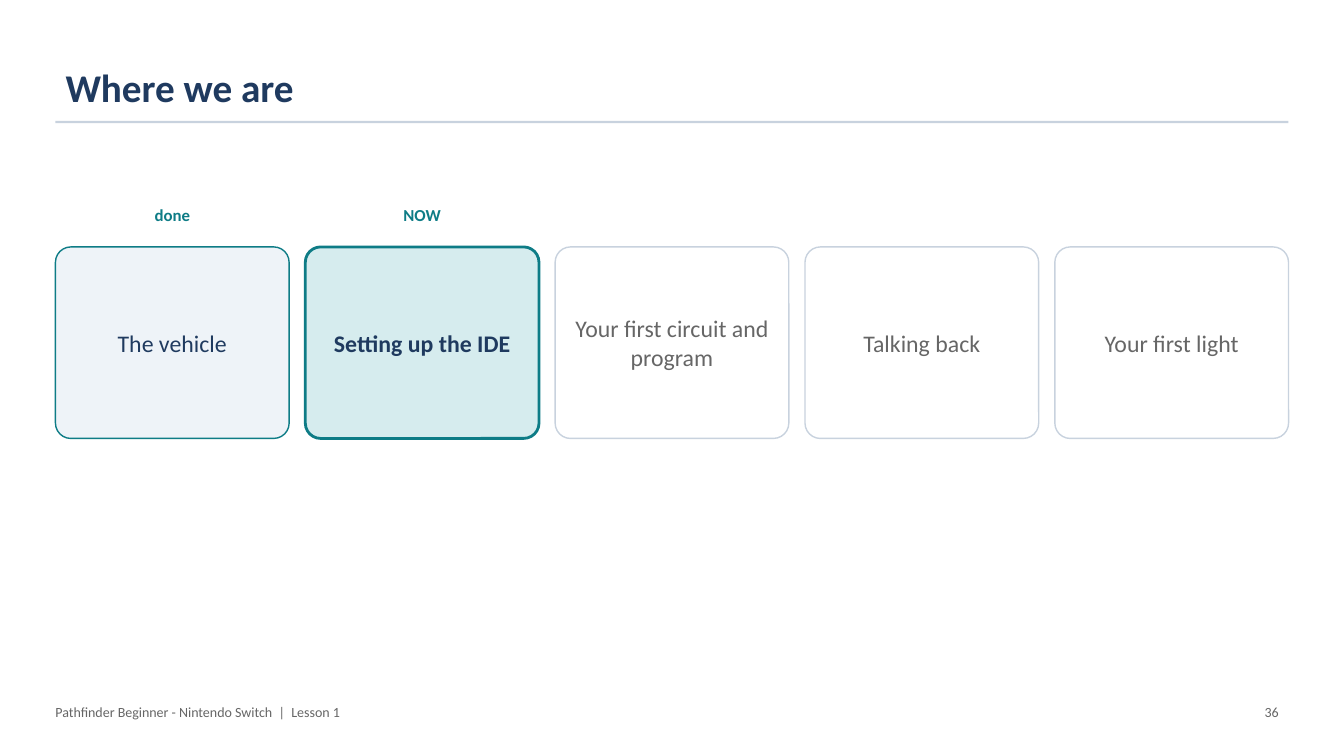
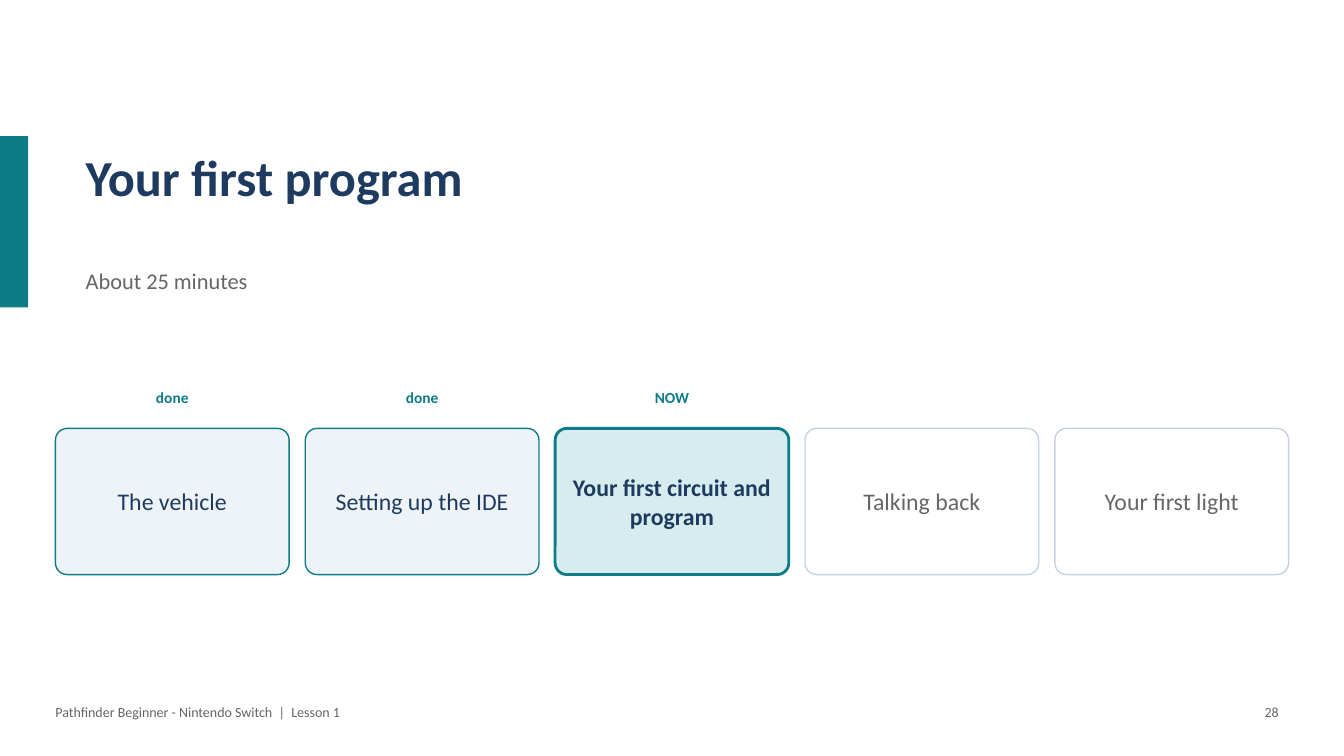
Before and after one commit to PorpoiseRobotics/porpoise-robotics, a slide deck: slide 29 of ground-vehicle/docs/courses/beginner-switch/l1_introduction.pptx (slide 37 before the commit). Drawn at 1344x756 pixels with LibreOffice and Linux fonts; fonts in the diff are those of the drawing. Boxes give left, top, right and bottom in pixels: in the first picture for what was removed or moved away, otherwise in the second. Text is boxed around its words. In the diff, an @@ line names an element or a change of style, - is before the commit and + after.

```diff
--- a/ground-vehicle/docs/courses/beginner-switch/l1_introduction.pptx
+++ b/ground-vehicle/docs/courses/beginner-switch/l1_introduction.pptx
@@ title removed at [66,74,294,103] @@
-Where we are
@@ rectangle added at [0,136,28,308], fill #0E7C86 @@
@@ rectangle removed at [55,121,1289,123] @@
@@ text added at [86,160,463,205], 36 pt, text #1F3A5F, bold @@
+Your first program
@@ text added at [86,273,247,289], 16 pt, text #666666 @@
+About 25 minutes
@@ text "done": place and size @@
-text "done" at [155,209,190,221]
+text "done" at [156,392,189,403]
@@ text "done" at [156,392,189,403]: size 12 to 11 pt; less space between paragraphs @@
@@ text "NOW" at [655,393,689,403]: size 12 to 11 pt; less space between paragraphs @@
@@ text "NOW": place and size @@
-text "NOW" at [403,210,440,221]
+text "NOW" at [655,393,689,403]
@@ text added at [406,392,439,403], 11 pt, text #0E7C86, bold @@
+done
@@ rounded rectangle "The vehicle": place and size @@
-rounded rectangle "The vehicle" at [55,247,289,439]
+rounded rectangle "The vehicle" at [55,429,289,575]
@@ rounded rectangle "Setting up the IDE": place and size @@
-rounded rectangle "Setting up the IDE" at [306,247,539,439]
+rounded rectangle "Setting up the IDE" at [306,429,539,575]
@@ rounded rectangle "Setting up the IDE" at [306,429,539,575]: bold off; fill #D6ECEE to #EEF3F8; outline #0E7C86 2 pt to #0E7C86 1 pt @@
@@ rounded rectangle "Your first circuit and program": place and size @@
-rounded rectangle "Your first circuit and program" at [556,247,789,439]
+rounded rectangle "Your first circuit and program" at [556,429,789,575]
@@ rounded rectangle "Your first circuit and program" at [556,429,789,575]: text colour #666666 to #1F3A5F, bold on; fill #FFFFFF to #D6ECEE; outline #C8D2DE 1 pt to #0E7C86 2 pt @@
@@ rounded rectangle "Talking back": place and size @@
-rounded rectangle "Talking back" at [806,247,1040,439]
+rounded rectangle "Talking back" at [806,429,1040,575]
@@ rounded rectangle "Your first light": place and size @@
-rounded rectangle "Your first light" at [1055,247,1289,439]
+rounded rectangle "Your first light" at [1055,429,1289,575]
@@ text at [1265,707,1279,717]: text changed @@
-36
+28
```
Also in this commit, not shown: 13 other slides changed, 3 slides removed, 17 other files.
